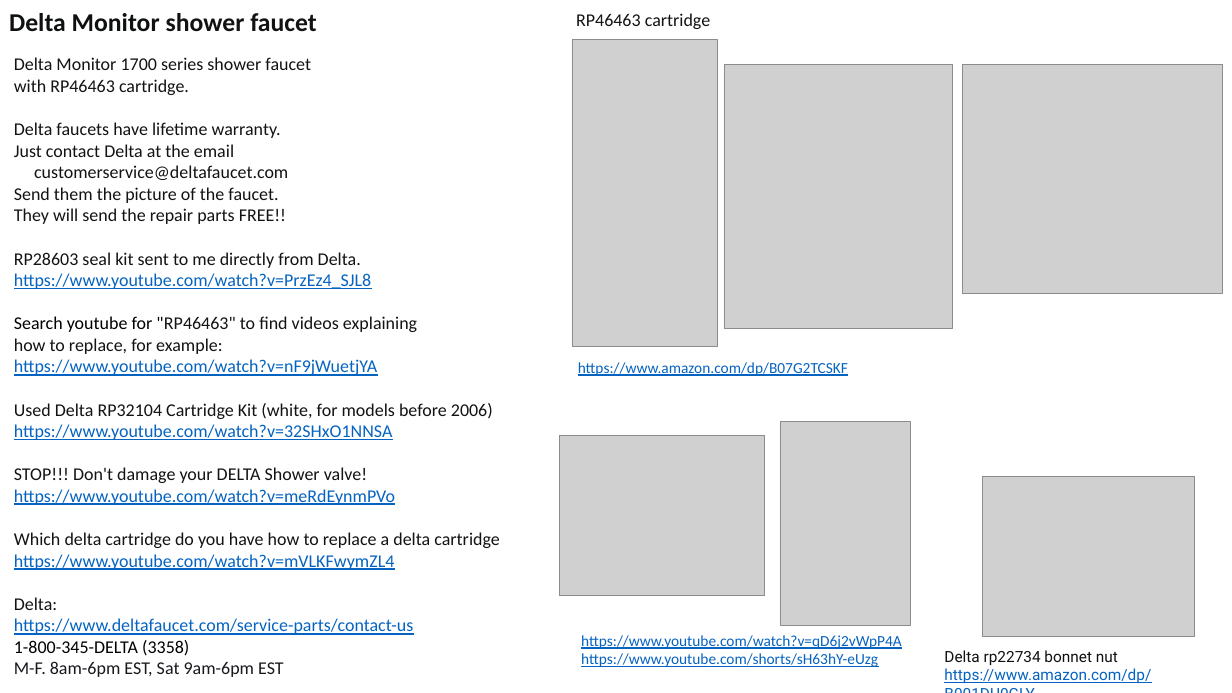
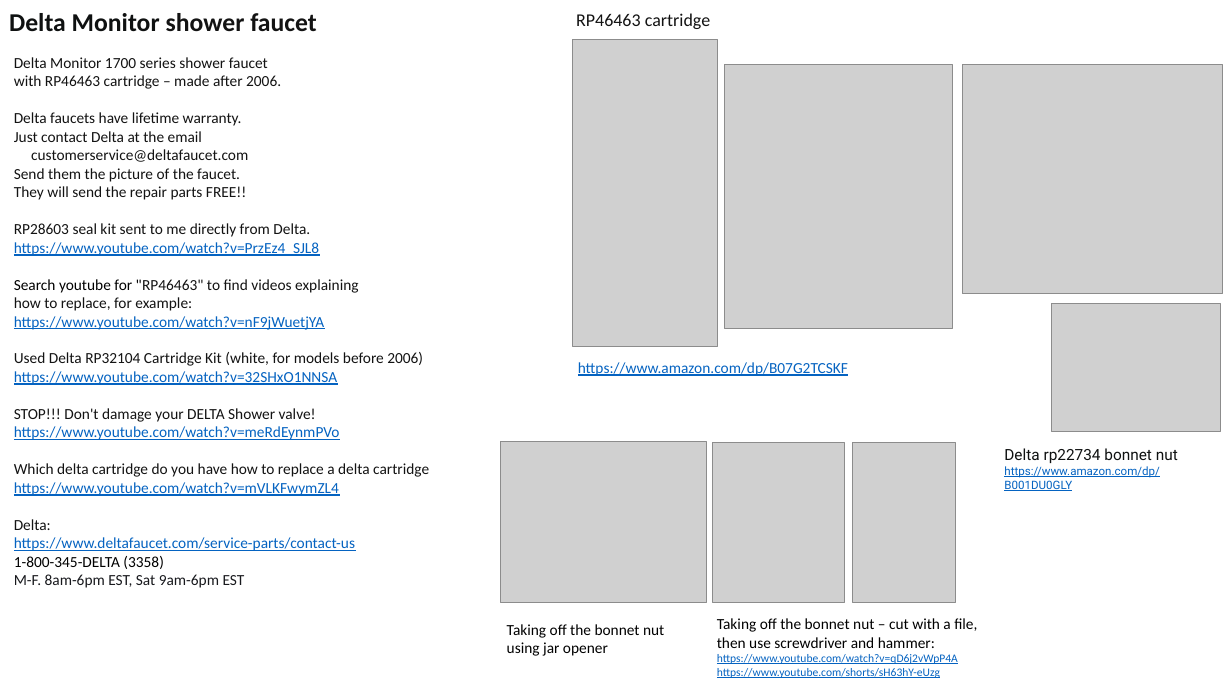
Before and after one commit to lselector/misc_farm, a slide deck: slide 2 of faucets.pptx. Drawn at 1232x693 pixels with LibreOffice and Linux fonts; fonts in the diff are those of the drawing; grey boxes stand for pictures. Boxes give left, top, right and bottom in pixels: in the first picture for what was removed or moved away, otherwise in the second. Text is boxed around its words. In the diff, an @@ line names an element or a change of style, - is before the commit and + after.

```diff
--- a/faucets.pptx
+++ b/faucets.pptx
@@ text at (x1=14, y1=57, x2=429, y2=588): size 14 to 12 pt @@
@@ text at (x1=14, y1=75, x2=281, y2=89): text changed; size 14 to 12 pt @@
-with RP46463 cartridge.
+with RP46463 cartridge – made after 2006.
@@ picture added at (x1=1052, y1=303, x2=1221, y2=431) @@
@@ picture moved from (x1=559, y1=435, x2=765, y2=595) to (x1=501, y1=442, x2=707, y2=602) @@
@@ picture added at (x1=713, y1=443, x2=845, y2=603) @@
@@ picture resized from (x1=780, y1=421, x2=910, y2=626) to (x1=853, y1=443, x2=956, y2=603) @@
@@ text "Delta rp22734 bonnet nut" moved from (x1=944, y1=650, x2=1151, y2=683) to (x1=1004, y1=448, x2=1178, y2=491) @@
@@ picture removed at (x1=983, y1=477, x2=1195, y2=637) @@
@@ text at (x1=1004, y1=466, x2=1160, y2=491): size 12 to 9 pt in "https://www.amazon.com/dp/B001DU0GLY" @@
@@ text added at (x1=507, y1=624, x2=664, y2=656), 12 pt, text #000000 @@
+Taking off the bonnet nut using jar opener
@@ text "Taking off the bonnet nut ..." moved from (x1=581, y1=635, x2=902, y2=667) to (x1=717, y1=618, x2=977, y2=678) @@
@@ text at (x1=717, y1=618, x2=977, y2=648): paragraph added @@
+Taking off the bonnet nut – cut with a file, then use screwdriver and hammer:
@@ text at (x1=717, y1=654, x2=958, y2=678): size 12 to 9 pt in "https://www.youtube.com/watch?v=qD6j2vWpP4A", "https://www.youtube.com/shorts/sH63hY-eUzg" @@
```
Also in this commit, not shown: 2 other files.
